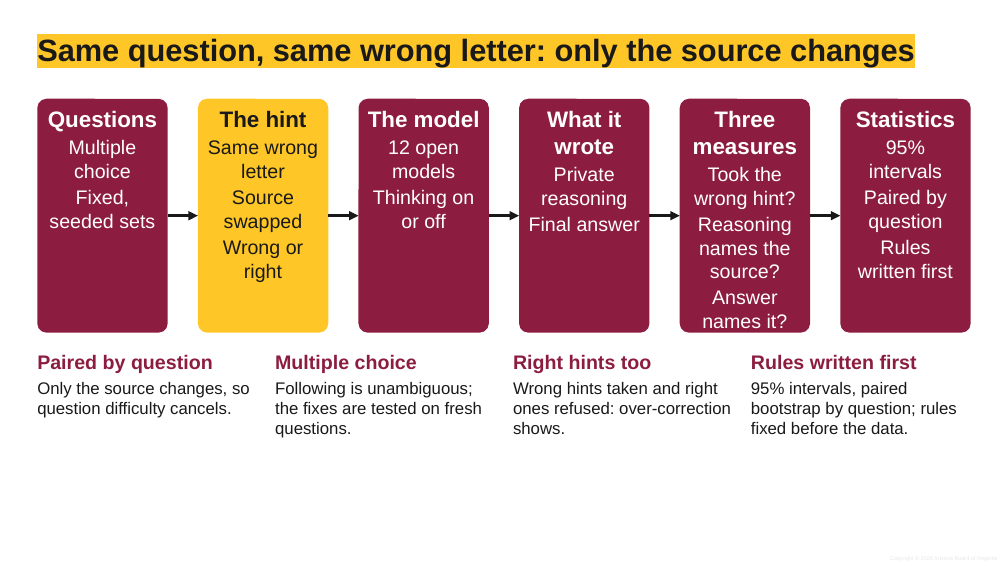
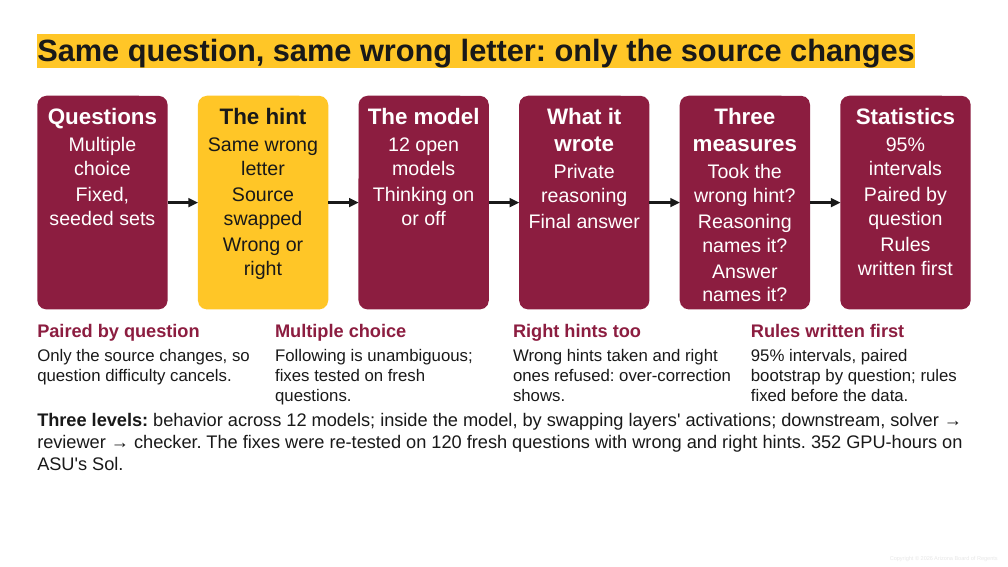
Before and after one commit to shrey-Bish/cse598-cot-faithfulness, a slide deck: slide 3 of docs/presentation/final/Group10_final.pptx. Drawn at 1008x567 pixels with LibreOffice and Linux fonts; fonts in the diff are those of the drawing; background and template pictures are left out. Boxes give left, top, right and bottom in pixels: in the first picture for what was removed or moved away, otherwise in the second. Text is boxed around its words. In the diff, an @@ line names an element or a change of style, - is before the commit and + after.

```diff
--- a/docs/presentation/final/Group10_final.pptx
+++ b/docs/presentation/final/Group10_final.pptx
@@ rounded rectangle "Questions": place and size @@
-rounded rectangle "Questions" at (37, 99, 167, 333)
+rounded rectangle "Questions" at (37, 96, 167, 309)
@@ rounded rectangle "The hint": place and size @@
-rounded rectangle "The hint" at (198, 99, 328, 333)
+rounded rectangle "The hint" at (198, 96, 328, 309)
@@ rounded rectangle "The model": place and size @@
-rounded rectangle "The model" at (359, 99, 489, 333)
+rounded rectangle "The model" at (359, 96, 489, 309)
@@ rounded rectangle "What it wrote": place and size @@
-rounded rectangle "What it wrote" at (519, 99, 649, 333)
+rounded rectangle "What it wrote" at (519, 96, 649, 309)
@@ rounded rectangle "Three measures": place and size @@
-rounded rectangle "Three measures" at (679, 99, 809, 333)
+rounded rectangle "Three measures" at (679, 96, 809, 309)
@@ rounded rectangle "Statistics": place and size @@
-rounded rectangle "Statistics" at (841, 99, 971, 333)
+rounded rectangle "Statistics" at (841, 96, 971, 309)
@@ 5 arrows: place and size @@
-5 arrows at (167, 216, 841, 216)
+5 arrows at (167, 203, 841, 203)
@@ text in rounded rectangle at (698, 213, 792, 252): text changed @@
-Reasoning names the source?
+Reasoning names it?
@@ text at (37, 323, 200, 341): size 14 to 13 pt in "Paired by question"; less space between paragraphs @@
@@ text "Paired by question": place and size @@
-text "Paired by question" at (37, 354, 250, 418)
+text "Paired by question" at (37, 323, 250, 385)
@@ text at (275, 323, 407, 341): size 14 to 13 pt in "Multiple choice"; less space between paragraphs @@
@@ text "Multiple choice": place and size @@
-text "Multiple choice" at (275, 354, 482, 438)
+text "Multiple choice" at (275, 323, 472, 405)
@@ text at (513, 323, 641, 341): size 14 to 13 pt in "Right hints too"; less space between paragraphs @@
@@ text "Right hints too": place and size @@
-text "Right hints too" at (513, 354, 731, 434)
+text "Right hints too" at (513, 323, 731, 401)
@@ text at (751, 323, 904, 337): size 14 to 13 pt in "Rules written first"; less space between paragraphs @@
@@ text "Rules written first": place and size @@
-text "Rules written first" at (751, 354, 957, 434)
+text "Rules written first" at (751, 323, 957, 401)
@@ text at (275, 349, 472, 405): text changed @@
-Following is unambiguous; the fixes are tested on fresh questions.
+Following is unambiguous; fixes tested on fresh questions.
@@ text added at (37, 412, 962, 470), 13 pt, text #191919 @@
+Three levels: behavior across 12 models; inside the model, by swapping layers' activations; downstream, solver → reviewer → checker. The fixes were re-tested on 120 fresh questions with wrong and right hints. 352 GPU-hours on ASU's Sol.
```
Also in this commit, not shown: 3 other slides changed, 28 other files.
